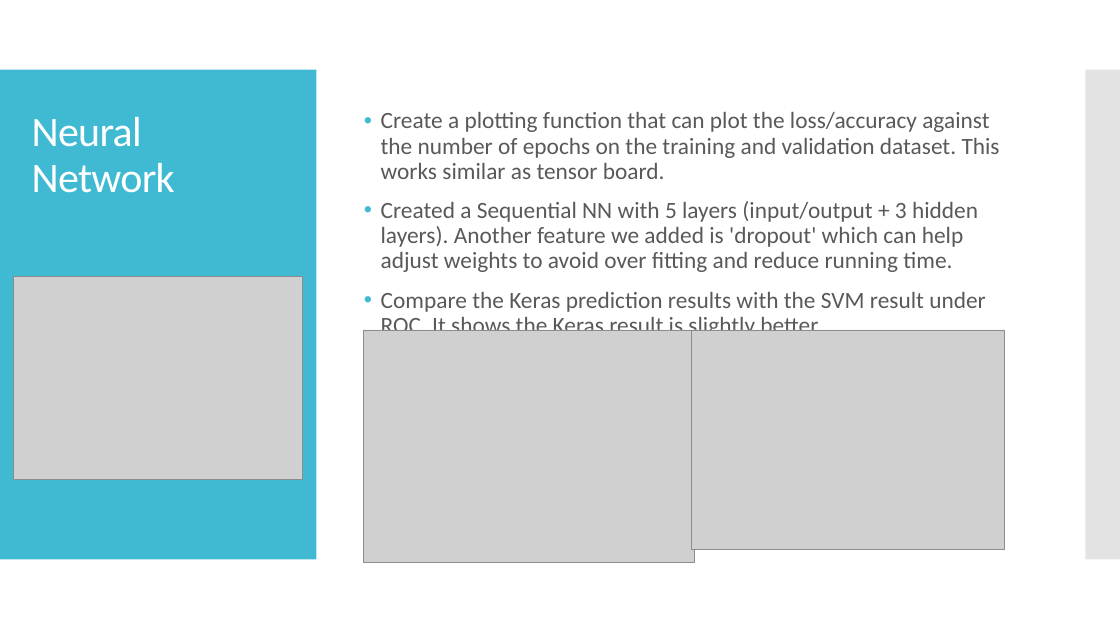
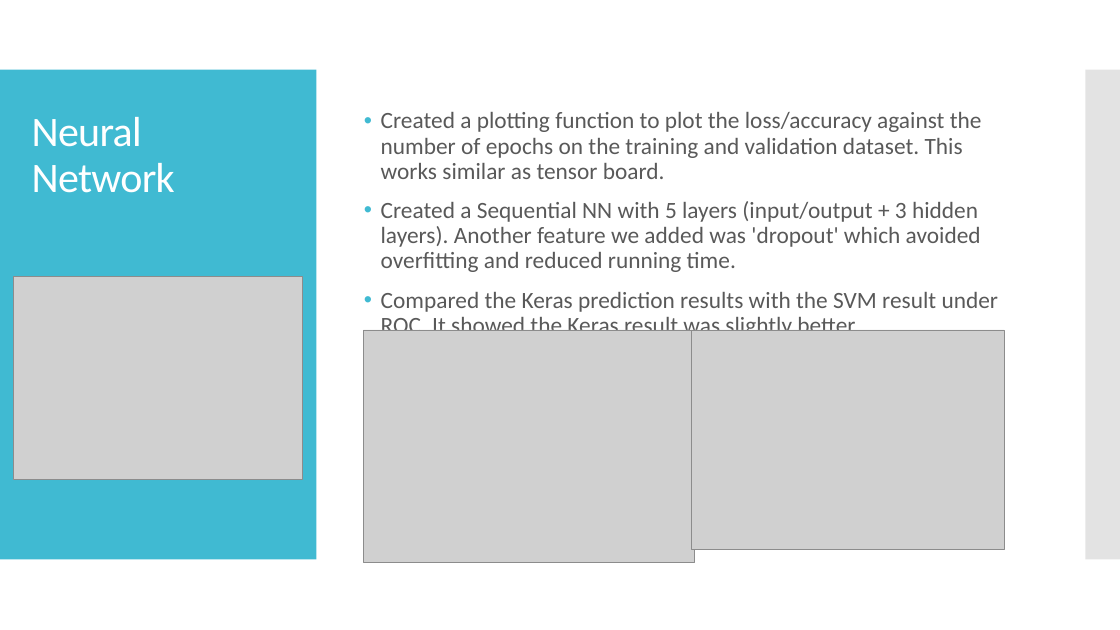
Before and after one commit to scs32532019/ML_FinalProject_BreastCancer, a slide deck: slide 9 of Machine Learning Project_1.pptx. Drawn at 1120x630 pixels with LibreOffice and Linux fonts; fonts in the diff are those of the drawing; grey boxes stand for pictures. Boxes give left, top, right and bottom in pixels: in the first picture for what was removed or moved away, otherwise in the second. Text is boxed around its words. In the diff, an @@ line names an element or a change of style, - is before the commit and + after.

```diff
--- a/Machine Learning Project_1.pptx
+++ b/Machine Learning Project_1.pptx
@@ text at [381,112,999,339]: text changed @@
-• Create a plotting function that can plot the loss/accuracy against the number of epochs on the training and validation dataset. This works similar as tensor board.
-• Created a Sequential NN with 5 layers (input/output + 3 hidden layers). Another feature we added is 'dropout' which can help adjust weights to avoid over fitting and reduce running time.
-• Compare the Keras prediction results with the SVM result under ROC. It shows the Keras result is slightly better.
+• Created a plotting function to plot the loss/accuracy against the number of epochs on the training and validation dataset. This works similar as tensor board.
+• Created a Sequential NN with 5 layers (input/output + 3 hidden layers). Another feature we added was 'dropout' which avoided overfitting and reduced running time.
+• Compared the Keras prediction results with the SVM result under ROC. It showed the Keras result was slightly better.
```
